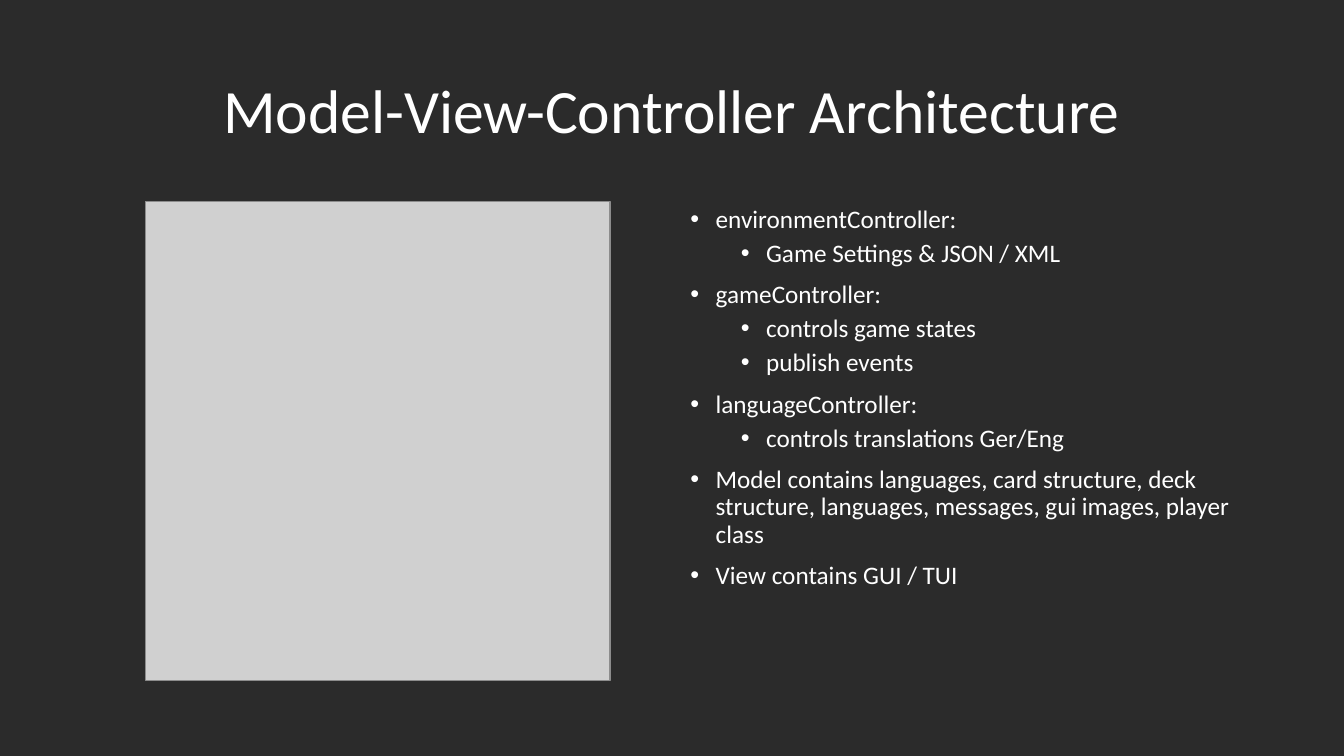
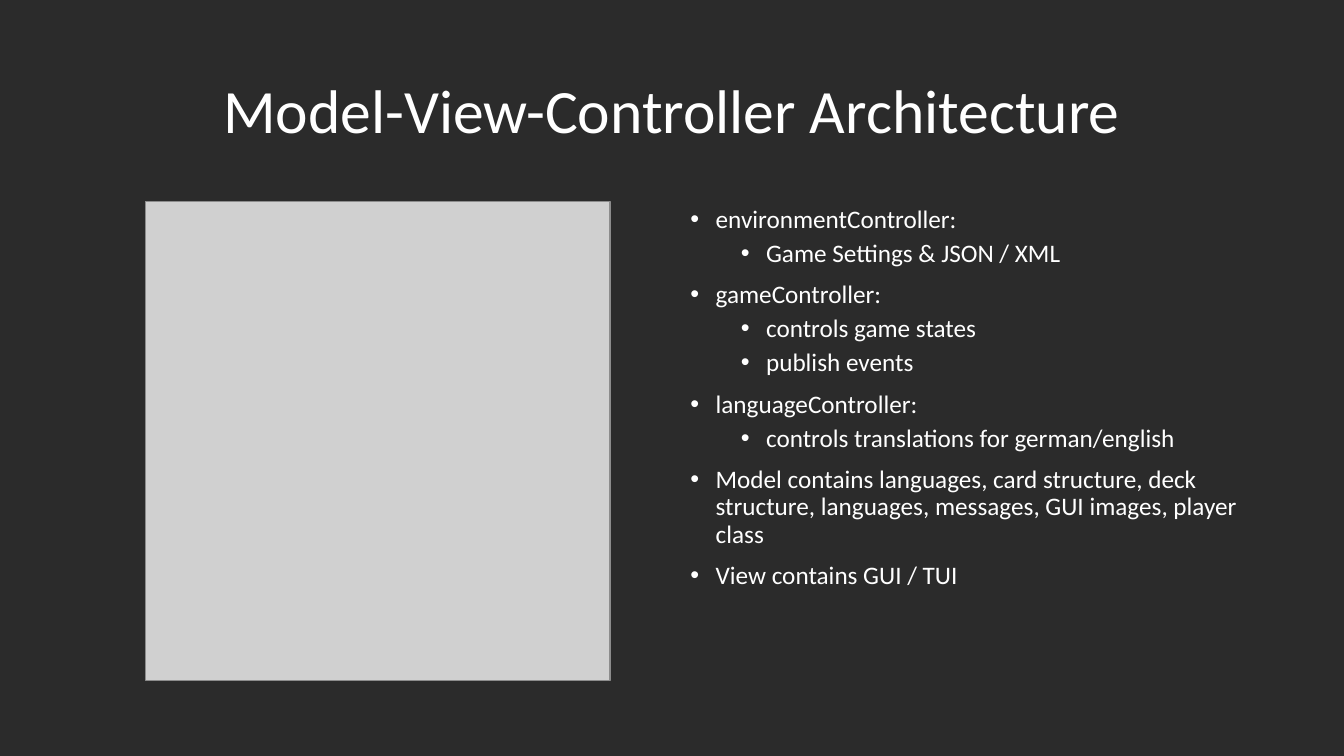
Before and after one commit to segidev/htwg.se.awol, a slide deck: slide 9 of Projektpräsentation SE.pptx. Drawn at 1344x756 pixels with LibreOffice and Linux fonts; fonts in the diff are those of the drawing; grey boxes stand for pictures; background and template pictures are left out; a plain dark background stands for a picture behind light text. Boxes give left, top, right and bottom in pixels: in the first picture for what was removed or moved away, otherwise in the second. Text is boxed around its words. In the diff, an @@ line names an element or a change of style, - is before the commit and + after.

```diff
--- a/Projektpräsentation SE.pptx
+++ b/Projektpräsentation SE.pptx
@@ text at box(716, 429, 1236, 543): text changed @@
-  • controls translations Ger/Eng
-• Model contains languages, card structure, deck structure, languages, messages, gui images, player class
+  • controls translations for german/english
+• Model contains languages, card structure, deck structure, languages, messages, GUI images, player class
```
Also in this commit, not shown: 5 other slides changed, 1 slide added, 1 other file.
